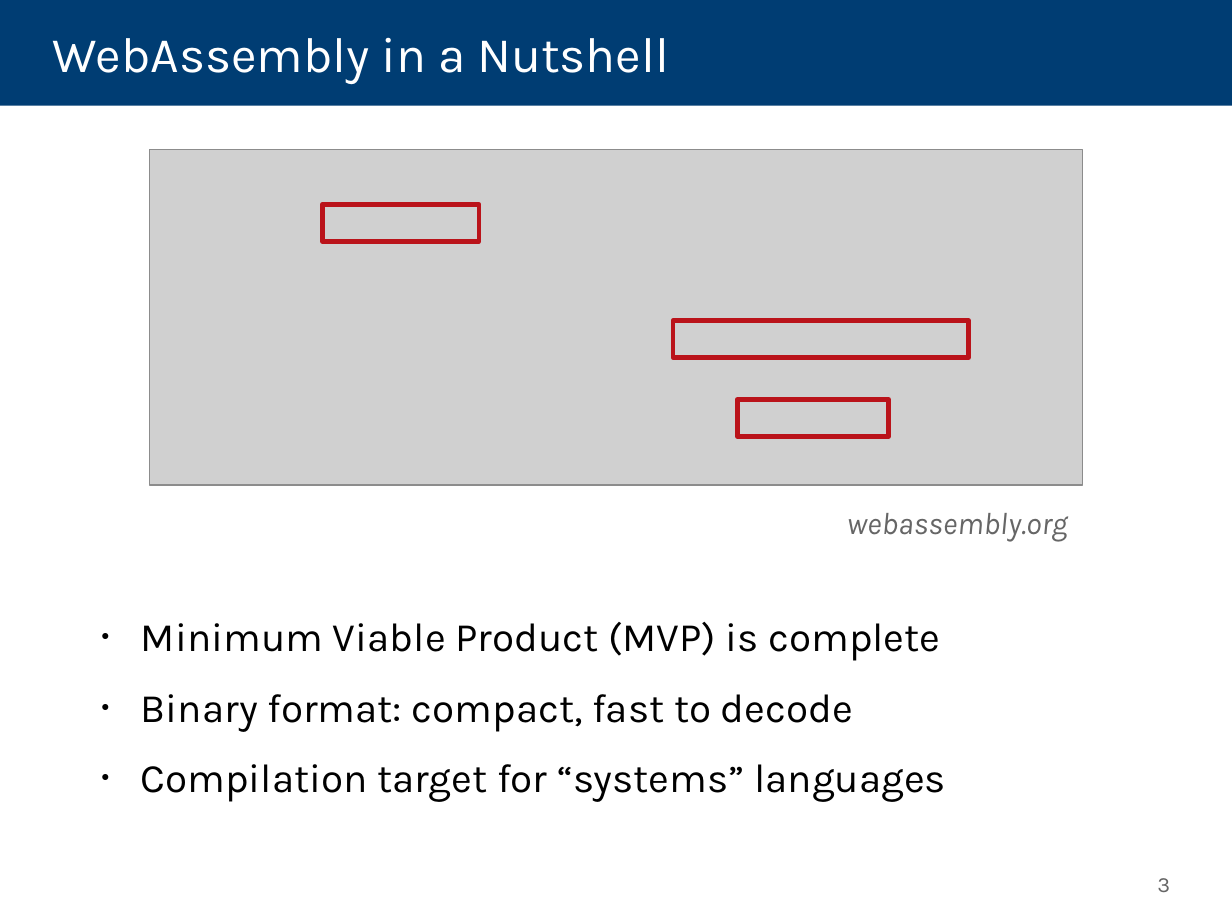
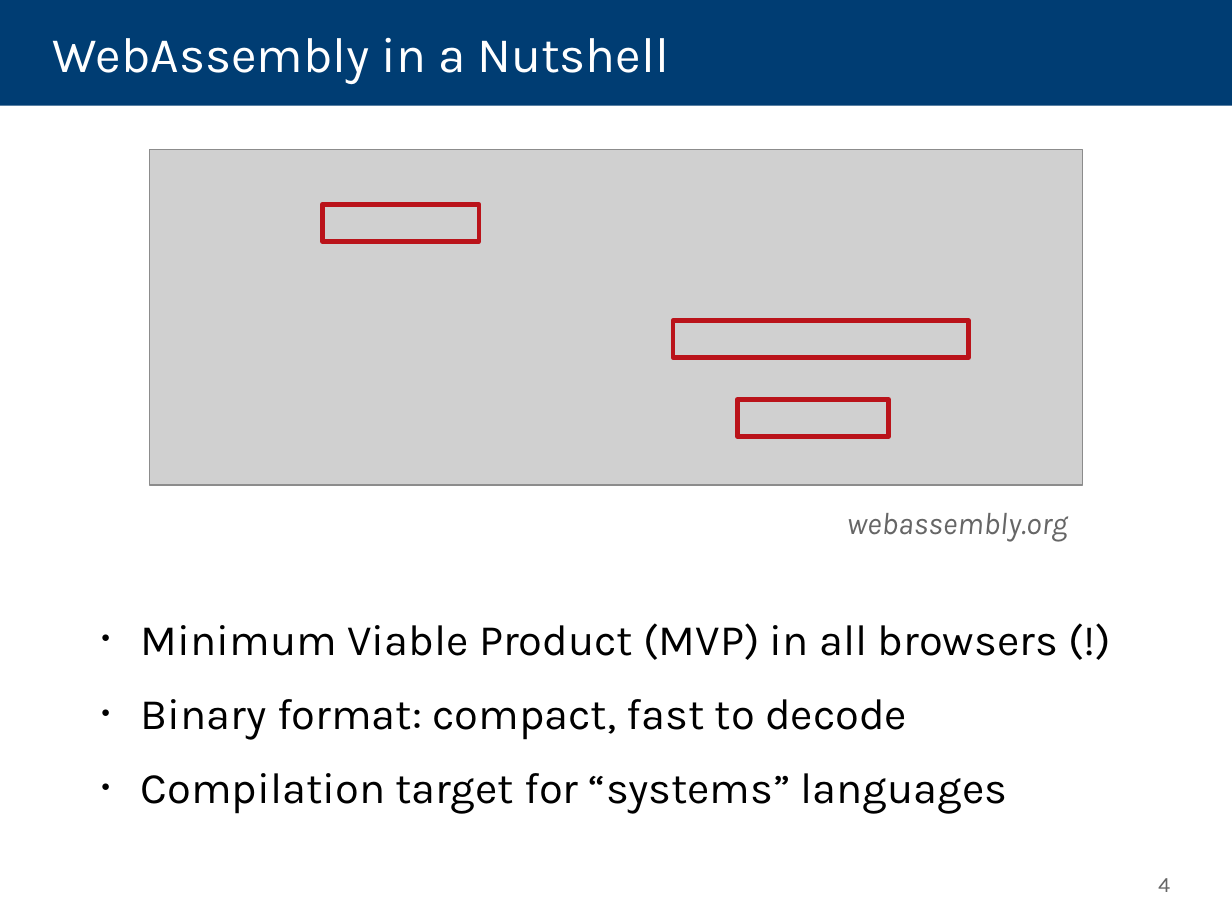
Before and after one commit to danleh/wasabi, a slide deck: slide 4 of 2018-04-11 Presentation/own-work.odp (slide 3 before the commit). Drawn at 1232x924 pixels with LibreOffice and Linux fonts; fonts in the diff are those of the drawing; grey boxes stand for pictures. Boxes give left, top, right and bottom in pixels: in the first picture for what was removed or moved away, otherwise in the second. Text is boxed around its words. In the diff, an @@ line names an element or a change of style, - is before the commit and + after.

```diff
--- a/2018-04-11 Presentation/own-work.odp
+++ b/2018-04-11 Presentation/own-work.odp
@@ text at [141,623,1058,660]: text changed; size 26 to 28 pt @@
-● Minimum Viable Product (MVP) is complete
+● Minimum Viable Product (MVP) in all browsers (!)
@@ text at [141,699,1008,814]: size 26 to 28 pt in "Binary format: compact, fast to decode", "Compilation target for “systems” languages" @@
@@ page number at [1158,878,1170,892]: text changed @@
-3
+4
```
Also in this commit, not shown: 3 other slides changed, 14 slides added, 4 slides removed, 2 other files.
